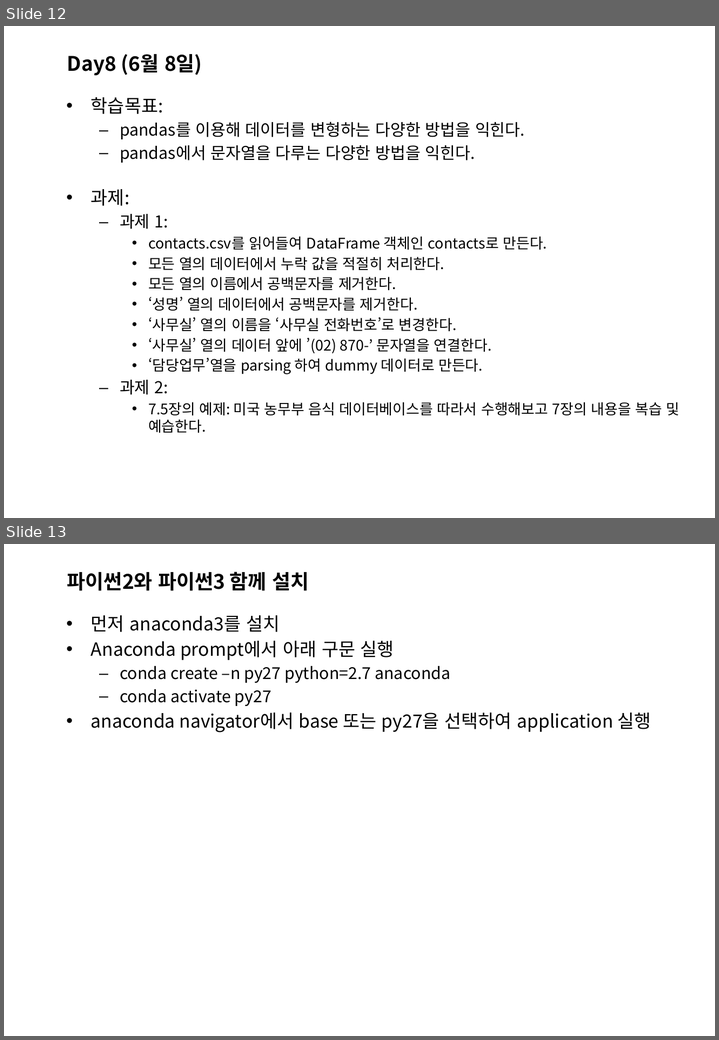
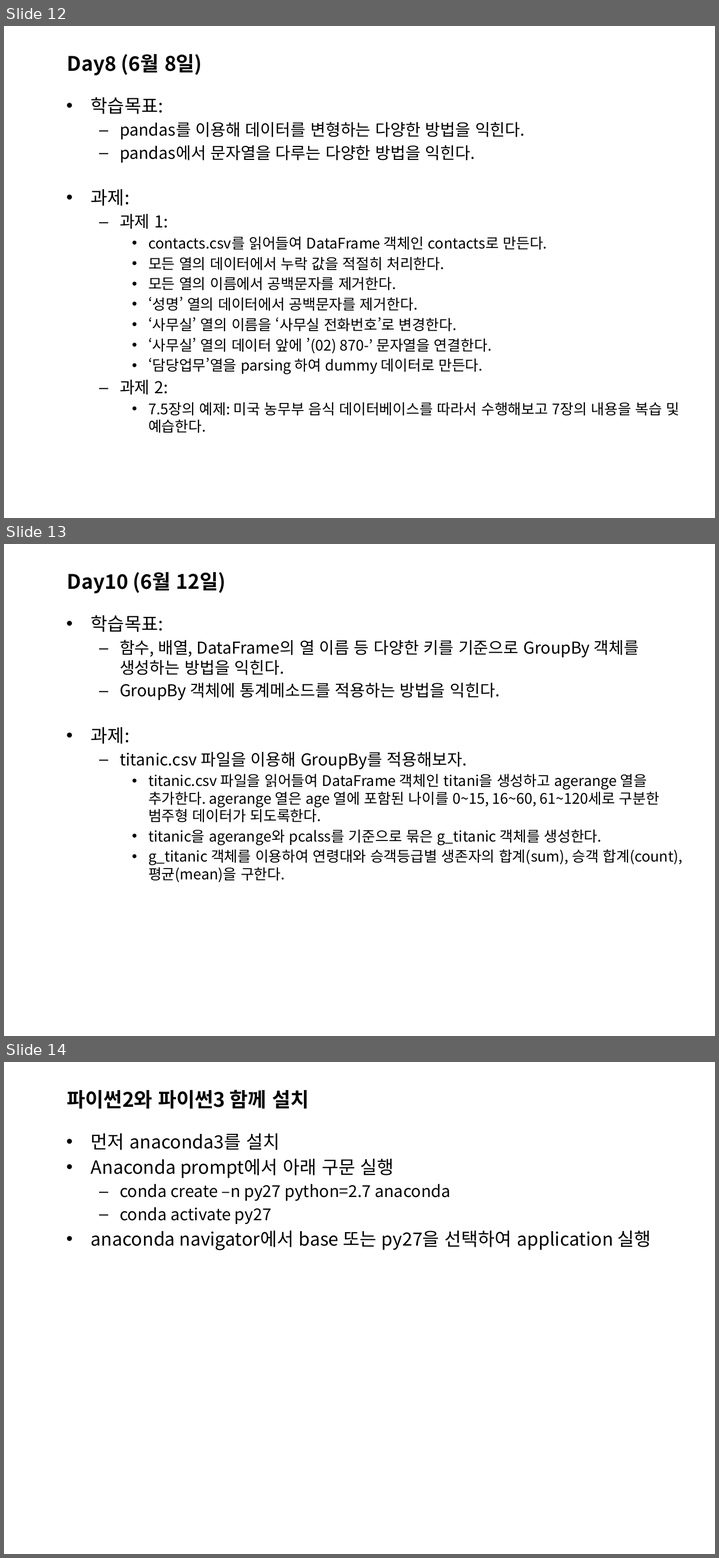
Before and after one commit to sulheebaek/DAPython, a slide deck: 한2018_파이썬을 활용한 데이터 분석_강의개요.pptx. Shown one above the other, each under a label of ours: slides 12 and 13 before the commit, slides 12, 13 and 14 after it. The pictures are 719x1040 and 719x1558 pixels, drawn with LibreOffice and Linux fonts; fonts in the diff are those of the drawing; background and template pictures are left out. Boxes give left, top, right and bottom in pixels: in the first picture for what was removed or moved away, otherwise in the second. Text is boxed around its words. In the diff, an @@ line names an element or a change of style, - is before the commit and + after.

```diff
--- a/한2018_파이썬을 활용한 데이터 분석_강의개요.pptx
+++ b/한2018_파이썬을 활용한 데이터 분석_강의개요.pptx
@@ slide 13 added at (4,544,715,1036), background picture (left out) @@
@@ title added at (67,572,226,594), 22 pt, text #000000, bold @@
+Day10 (6월 12일)
@@ text added at (91,615,683,882), 16 pt, text #000000 @@
+• 학습목표:
+  – 함수, 배열, DataFrame의 열 이름 등 다양한 키를 기준으로 GroupBy 객체를 생성하는 방법을 익힌다.
+  – GroupBy 객체에 통계메소드를 적용하는 방법을 익힌다.
+• 과제:
+  – titanic.csv 파일을 이용해 GroupBy를 적용해보자.
+    • titanic.csv 파일을 읽어들여 DataFrame 객체인 titani을 생성하고 agerange 열을 추가한다. agerange 열은 age 열에 포함된 나이를 0~15, 16~60, 61~120세로 구분한 범주형 데이터가 되도록한다.
+    • titanic을 agerange와 pcalss를 기준으로 묶은 g_titanic 객체를 생성한다.
+    • g_titanic 객체를 이용하여 연령대와 승객등급별 생존자의 합계(sum), 승객 합계(count), 평균(mean)을 구한다.
@@ what was slide 13 is now slide 14 @@
```
Also in this commit, not shown: 1 slide changed, 1 slide removed.
